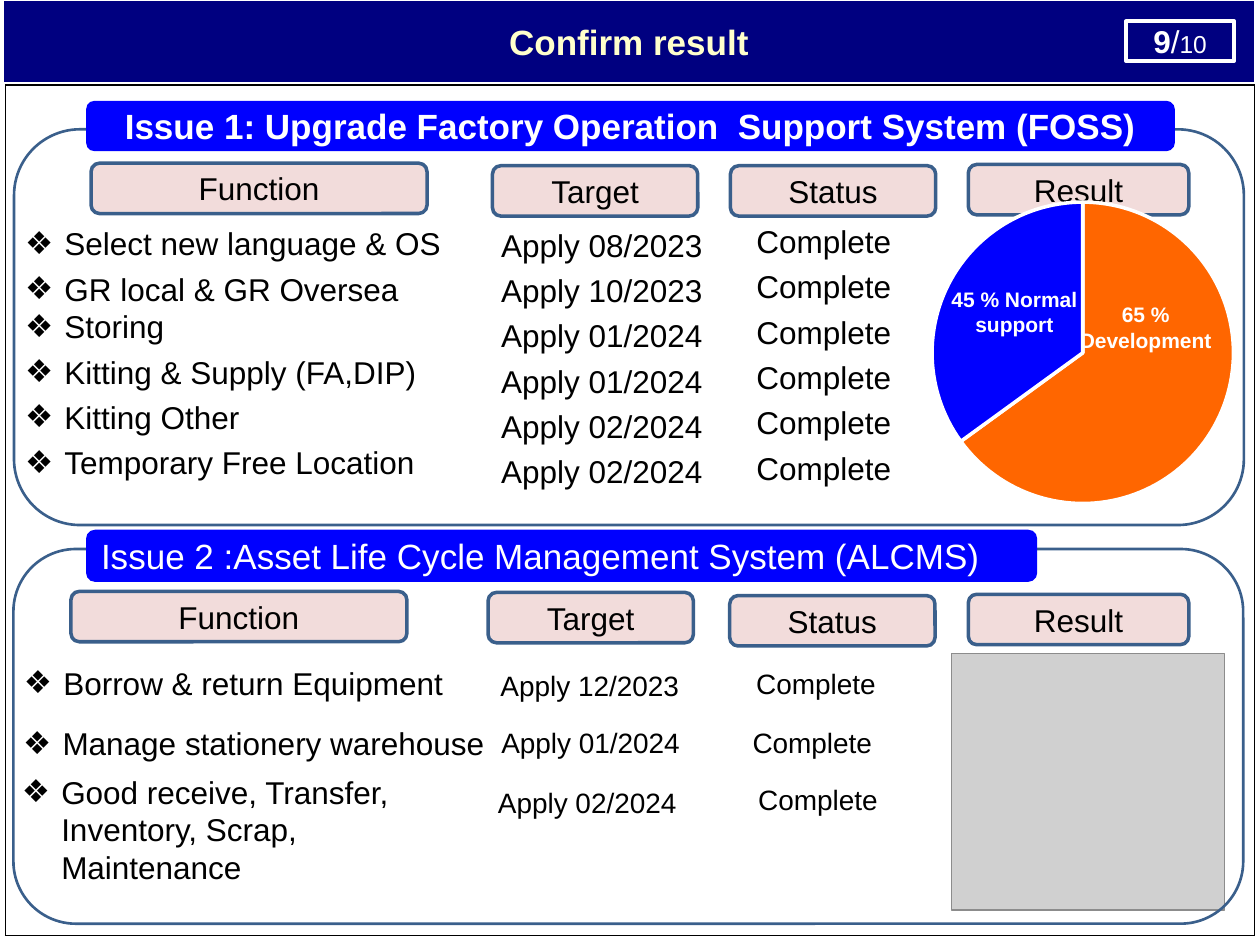
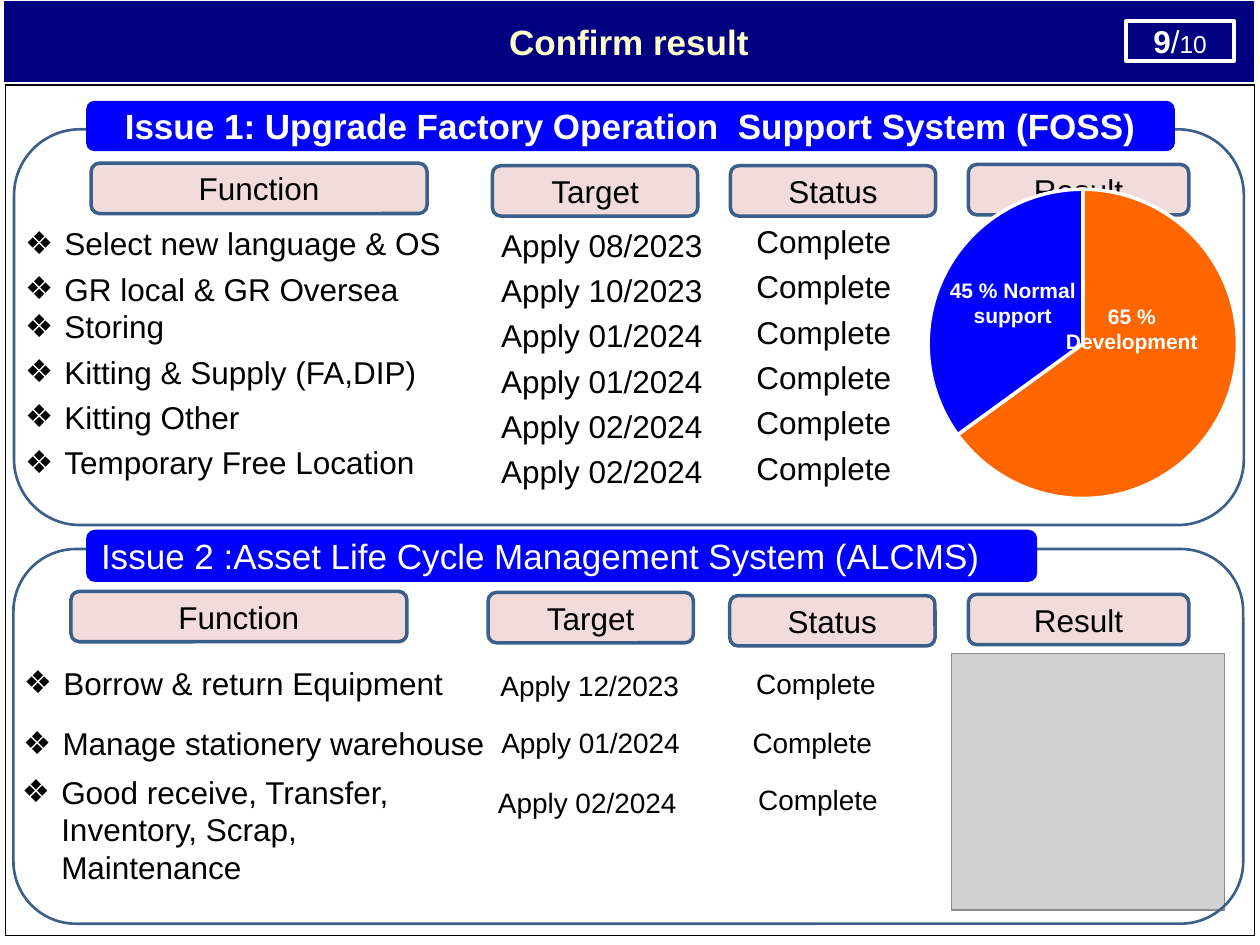
Before and after one commit to thietbicongnghevietnam/ReportPSNV, a slide deck: slide 10 of Report_test.pptx. Drawn at 1260x945 pixels with LibreOffice and Linux fonts; fonts in the diff are those of the drawing; grey boxes stand for pictures. Boxes give left, top, right and bottom in pixels: in the first picture for what was removed or moved away, otherwise in the second. Text is boxed around its words. In the diff, an @@ line names an element or a change of style, - is before the commit and + after.

```diff
--- a/Report_test.pptx
+++ b/Report_test.pptx
@@ pie chart: place and size @@
-pie chart at (915, 197, 1250, 546)
+pie chart at (915, 180, 1250, 546)
@@ text "45 % Normal support": place and size @@
-text "45 % Normal support" at (951, 291, 1077, 336)
+text "45 % Normal support" at (950, 282, 1075, 328)
@@ text "65 % Development": place and size @@
-text "65 % Development" at (1080, 307, 1212, 352)
+text "65 % Development" at (1066, 309, 1198, 353)
```
Also in this commit, not shown: 2 other slides changed, 1 other file.
